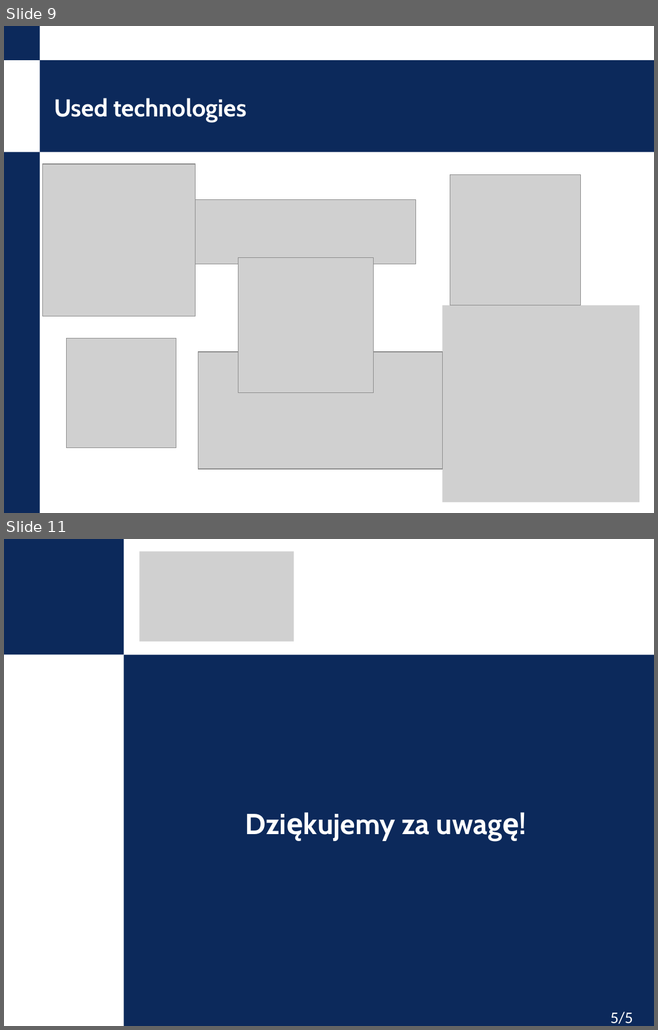
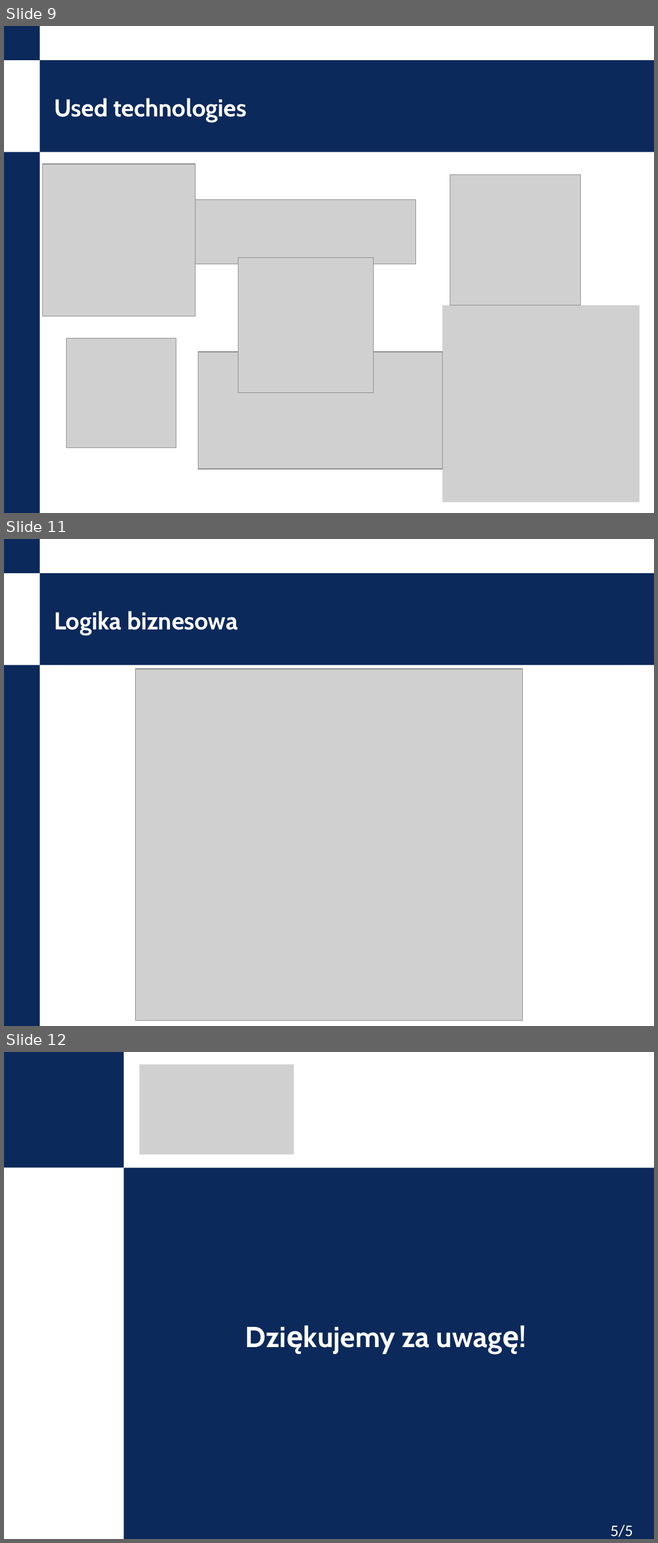
Before and after one commit to 150170410/innovativeproject-nokia-library, a slide deck: DEMO_prezentacja2-polska.pptx. Shown one above the other, each under a label of ours: slides 9 and 11 before the commit, slides 9, 11 and 12 after it; the slides between them are not shown. The pictures are 658x1030 and 658x1543 pixels, drawn with LibreOffice and Linux fonts; fonts in the diff are those of the drawing; grey boxes stand for pictures; background and template pictures are left out. Boxes give left, top, right and bottom in pixels: in the first picture for what was removed or moved away, otherwise in the second. Text is boxed around its words. In the diff, an @@ line names an element or a change of style, - is before the commit and + after.

```diff
--- a/DEMO_prezentacja2-polska.pptx
+++ b/DEMO_prezentacja2-polska.pptx
@@ slide 11 added at (4, 539, 654, 1026), background #FFFFFF; not listed: 3 template elements that a slide beside it also shows @@
@@ title added at (54, 611, 238, 635), 27 pt, text #FFFFFF, bold @@
+Logika biznesowa
@@ picture added at (135, 669, 522, 1021) @@
@@ freeform shape added at (611, 702, 641, 733), fill #FFFFFF @@
@@ freeform shape added at (611, 702, 641, 733), outline #FFFFFF 2.04 pt @@
@@ what was slide 11 is now slide 12 @@
```
Also in this commit, not shown: 1 slide changed.
